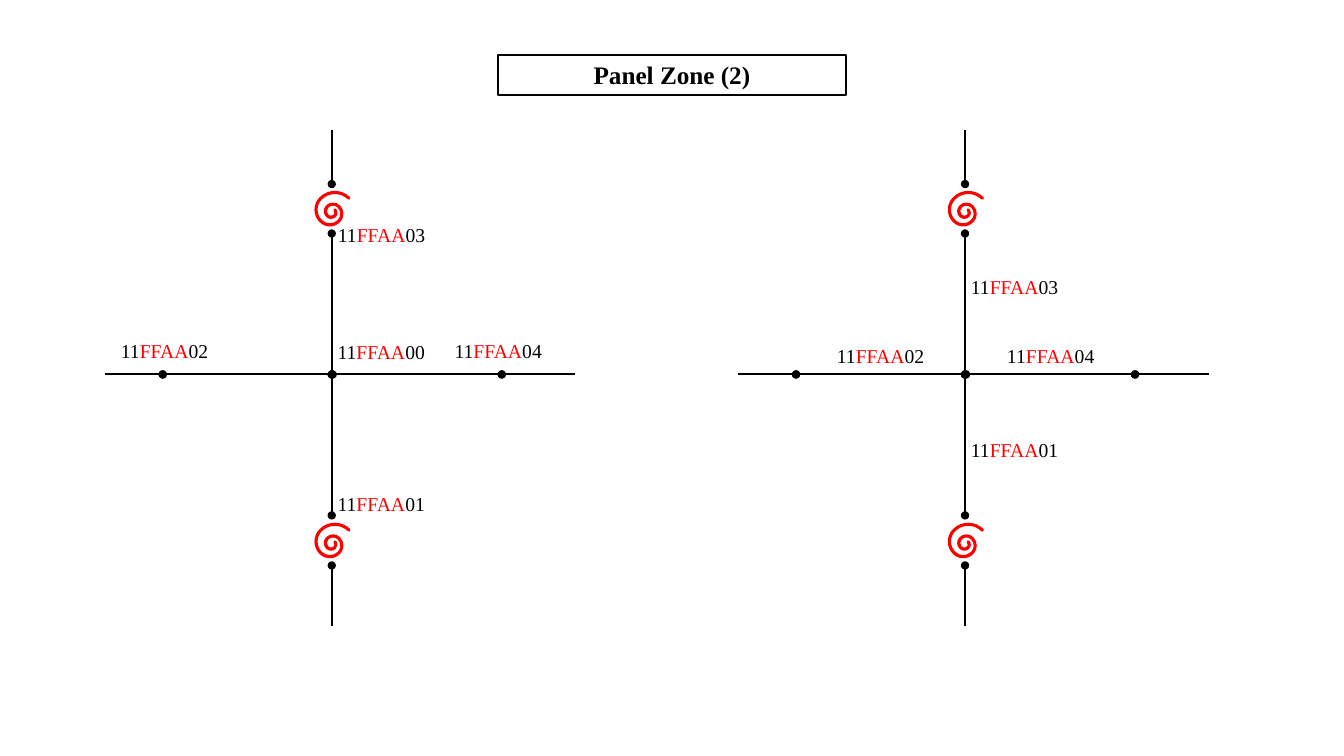
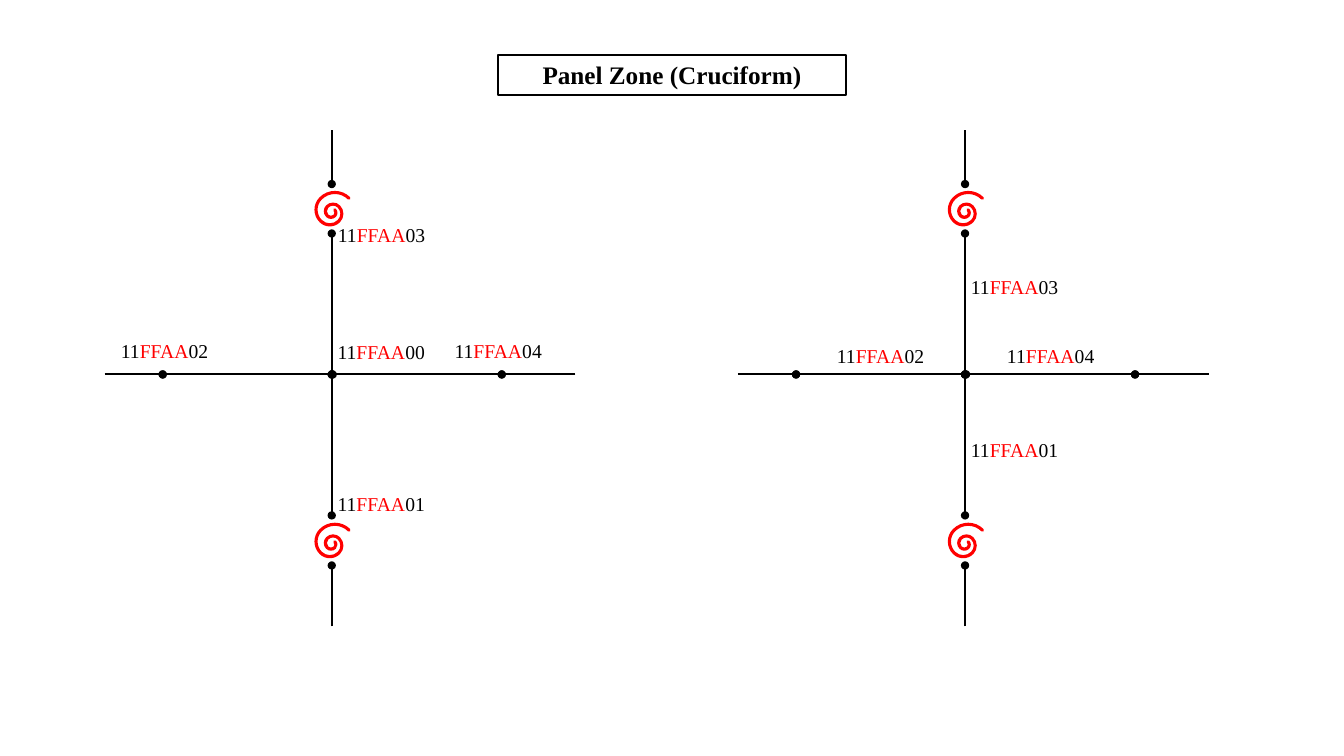
Before and after one commit to WenchenLie/MRFModeler, a slide deck: slide 4 of doc/Notation.pptx. Drawn at 1344x756 pixels with LibreOffice and Linux fonts; fonts in the diff are those of the drawing. Boxes give left, top, right and bottom in pixels: in the first picture for what was removed or moved away, otherwise in the second. Text is boxed around its words. In the diff, an @@ line names an element or a change of style, - is before the commit and + after.

```diff
--- a/doc/Notation.pptx
+++ b/doc/Notation.pptx
@@ text in rectangle at box(543, 66, 801, 89): text changed @@
-Panel Zone (2)
+Panel Zone (Cruciform)
```
Also in this commit, not shown: 1 other slide changed, 1 slide added, 50 other files.
